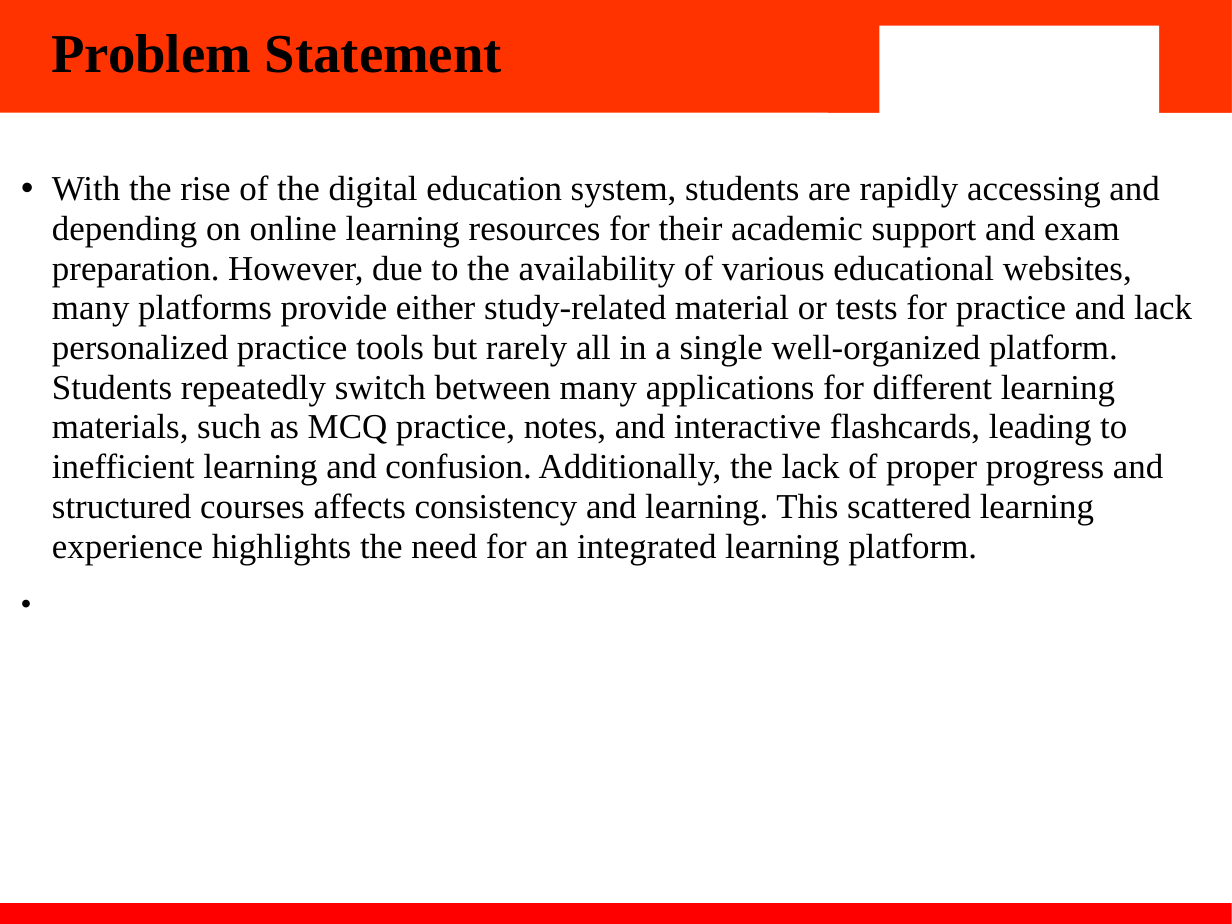
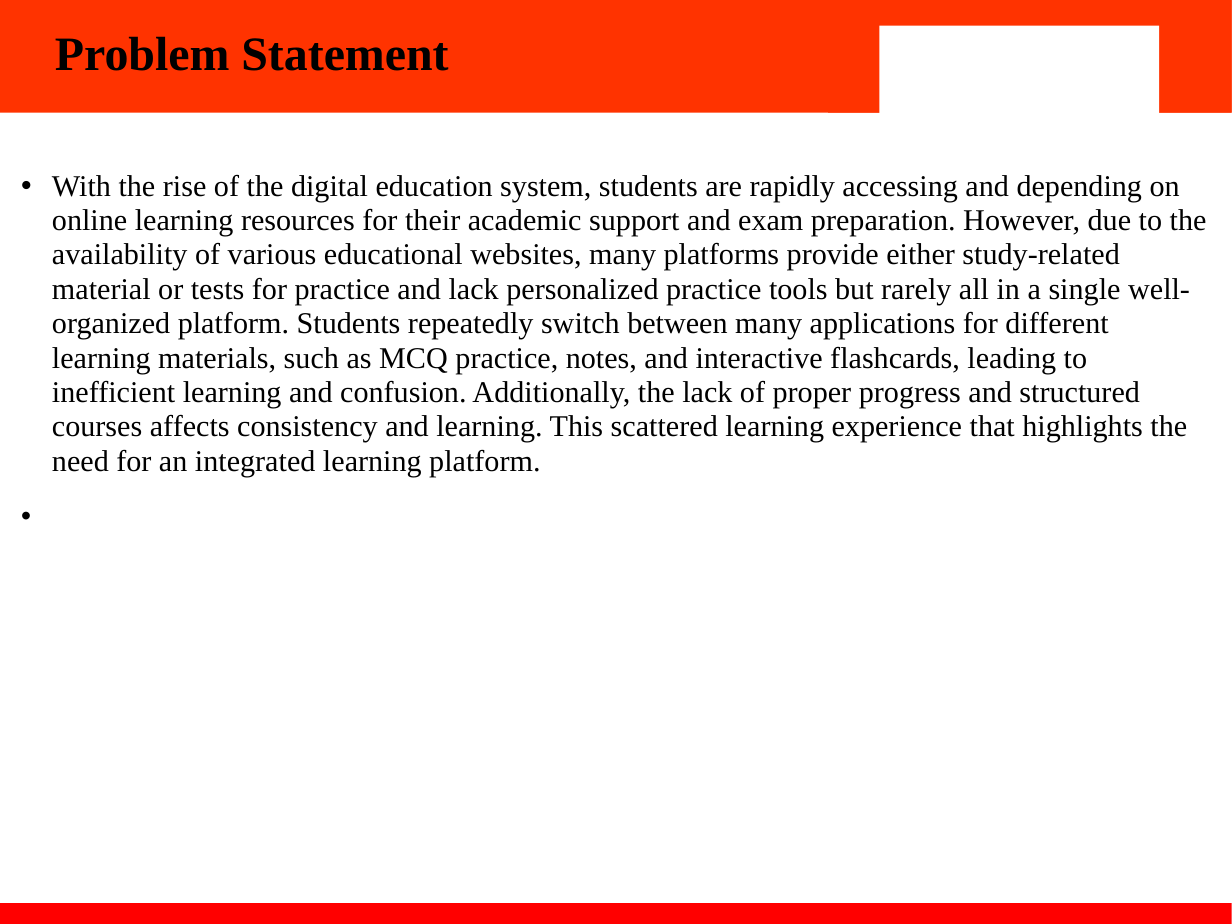
Before and after one commit to Abhishek1158/EdNote-s-E-Learning-Website--2210991158-2210991140-2210991200-2210991431--, a slide deck: slide 3 of Report and PPT/EdNote's.pptx. Drawn at 1232x924 pixels with LibreOffice and Linux fonts; fonts in the diff are those of the drawing; background and template pictures are left out. Boxes give left, top, right and bottom in pixels: in the first picture for what was removed or moved away, otherwise in the second. Text is boxed around its words. In the diff, an @@ line names an element or a change of style, - is before the commit and + after.

Commit message:
Updated ppt file

```diff
--- a/Report and PPT/EdNote's.pptx
+++ b/Report and PPT/EdNote's.pptx
@@ text "Problem Statement" at (55,36,448,71): size 32 to 28 pt @@
@@ text at (52,174,1207,476): text changed; size 20.4 to 17.6 pt @@
-• With the rise of the digital education system, students are rapidly accessing and depending on online learning resources for their academic support and exam preparation. However, due to the availability of various educational websites, many platforms provide either study-related material or tests for practice and lack personalized practice tools but rarely all in a single well-organized platform. Students repeatedly switch between many applications for different learning materials, such as MCQ practice, notes, and interactive flashcards, leading to inefficient learning and confusion. Additionally, the lack of proper progress and structured courses affects consistency and learning. This scattered learning experience highlights the need for an integrated learning platform.
+• With the rise of the digital education system, students are rapidly accessing and depending on online learning resources for their academic support and exam preparation. However, due to the availability of various educational websites, many platforms provide either study-related material or tests for practice and lack personalized practice tools but rarely all in a single well-organized platform. Students repeatedly switch between many applications for different learning materials, such as MCQ practice, notes, and interactive flashcards, leading to inefficient learning and confusion. Additionally, the lack of proper progress and structured courses affects consistency and learning. This scattered learning experience that highlights the need for an integrated learning platform.
```
Also in this commit, not shown: 8 other slides changed, 1 slide added.
